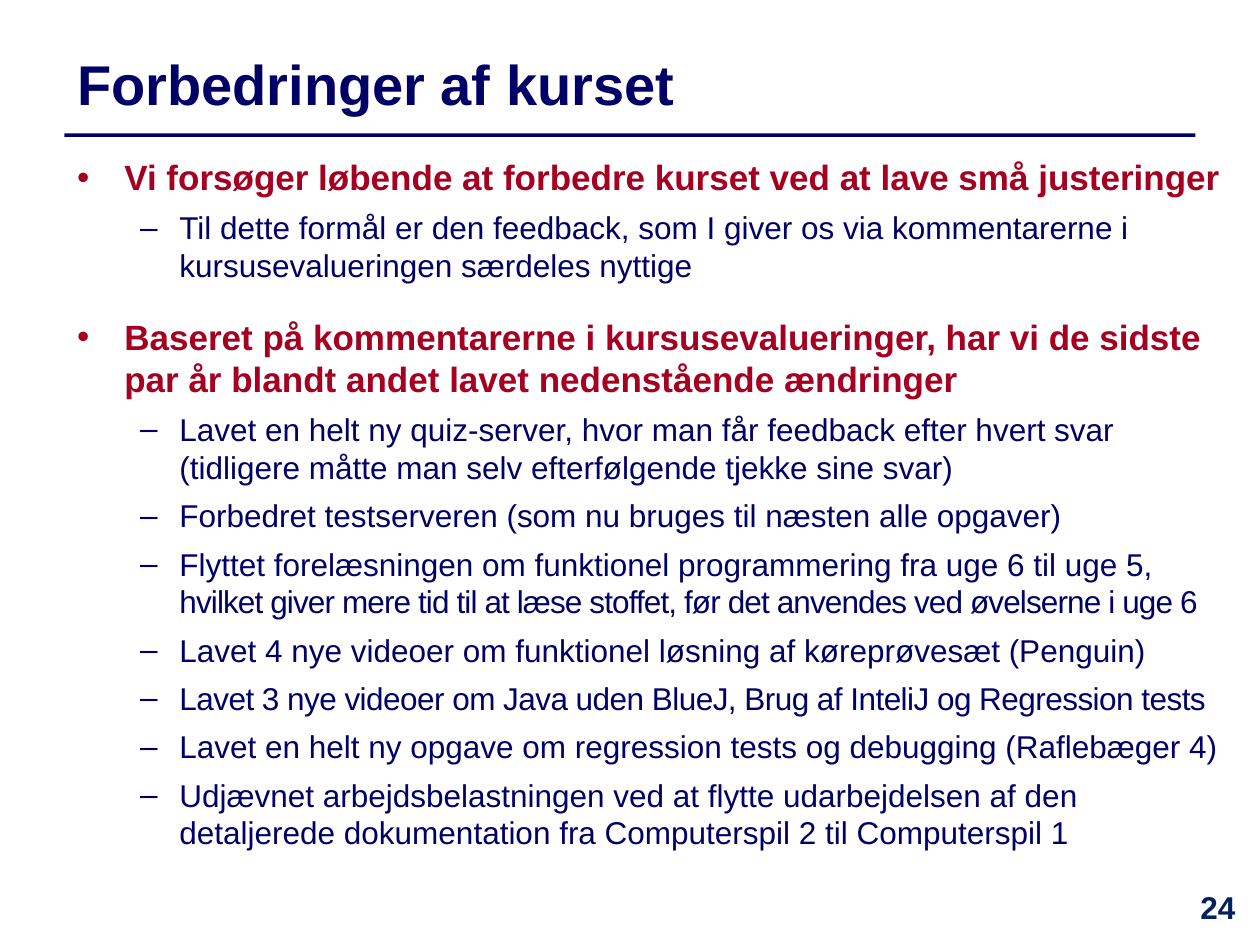
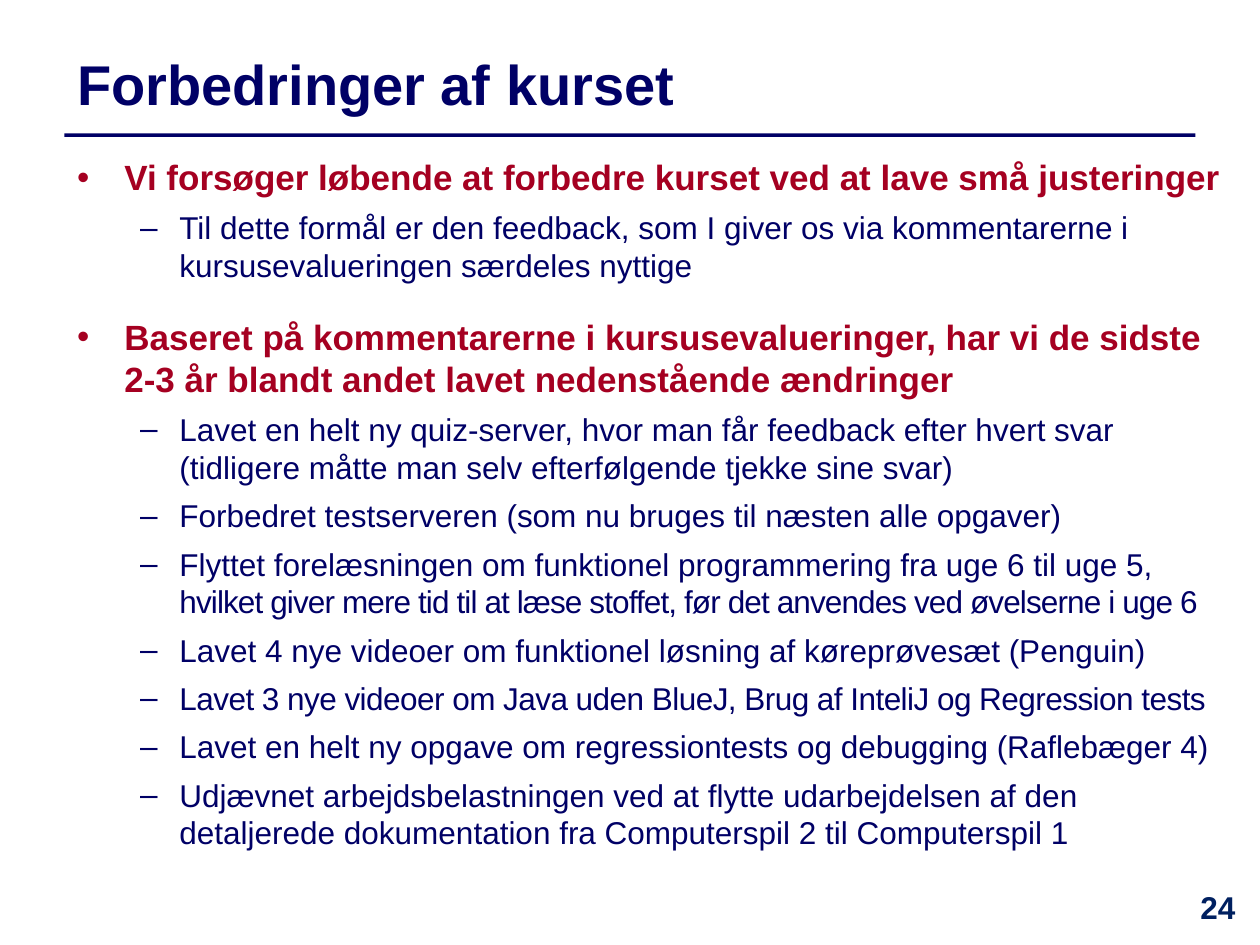
Before and after one commit to IntProgAU/Materiale, a slide deck: slide 24 of web/e21/uge_13/Slides-Uge13.pptx. Drawn at 1260x945 pixels with LibreOffice and Linux fonts; fonts in the diff are those of the drawing. Boxes give left, top, right and bottom in pixels: in the first picture for what was removed or moved away, otherwise in the second. Text is boxed around its words. In the diff, an @@ line names an element or a change of style, - is before the commit and + after.

```diff
--- a/web/e21/uge_13/Slides-Uge13.pptx
+++ b/web/e21/uge_13/Slides-Uge13.pptx
@@ text at [124, 322, 1200, 399]: text changed @@
-  • Baseret på kommentarerne i kursusevalueringer, har vi de sidste par år blandt andet lavet nedenstående ændringer
+  • Baseret på kommentarerne i kursusevalueringer, har vi de sidste 2-3 år blandt andet lavet nedenstående ændringer
@@ text at [179, 735, 1208, 764]: spaces changed @@
-  – Lavet en helt ny opgave om regression tests og debugging (Raflebæger 4)
+  – Lavet en helt ny opgave om regressiontests og debugging (Raflebæger 4)
```
Also in this commit, not shown: 8 other slides changed, 1 other file.
